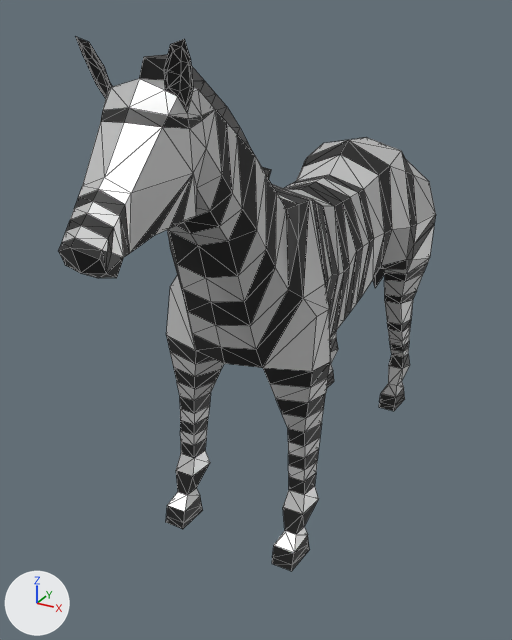
What one commit did to the glTF model models/terrain/Zebra.glb.
Rendered twice from a 50 mm camera at (4.41, -9.63, 7.27) aimed at (-0.37, -0.94, 2.93). Every picture has the same lights, and +X, +Y and +Z are marked at lower left. The picture after the commit comes second. Mesh edges are drawn as thin lines. Where no turn or scale is listed for an object, it has been applied to the vertices. Vertices at exactly the same position are counted once.

The older version as bpy lines, for what is in view:
```python
me_zebra = bpy.data.meshes.new('Zebra')
me_zebra.from_pydata(...)  # 679 vertices, 1354 faces; spans x -1.28..1.28, y -5.07..4.16, z -0.04..7.03
# faces by material slot: [772, 582]
me_zebra.materials.append(mat_black)
me_zebra.materials.append(mat_white)
ob_zebra = bpy.data.objects.new('Zebra', me_zebra)
ob_zebra.location = (0.0, 0.0, 0.0)
```
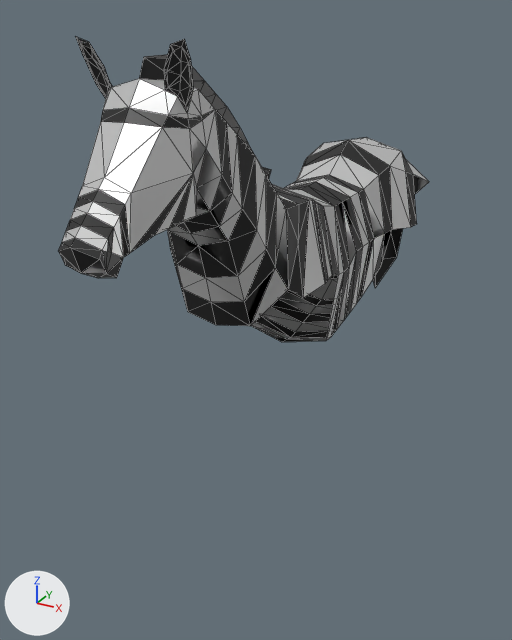
What changed in the scene script:
```text
Change me_zebra:
    used by ob_zebra; location = (0.0, 0.0, 0.0)
    remove me_zebra.from_pydata(...)  # 679 vertices, 1354 faces; spans x -1.28..1.28, y -5.07..4.16, z -0.04..7.03
    add me_zebra.from_pydata(...)  # 363 vertices, 690 faces; spans x -1.19..1.19, y -5.07..4.16, z 2.04..7.03
    me_zebra part 1: 173 vertices removed from x -1.28..1.28, y 1.6..3.14, z -0.04..3.99
    me_zebra part 2: 143 vertices removed from x -1.14..1.14, y -2.57..-1.04, z -0.04..3.71
```

Location of each change, [x1, y1, x2, y2] in pixels of the pictures (512 x 640 px):
'Zebra', reshaped (43% shorter)
    before: [59, 36, 436, 571]
    after: [59, 36, 429, 342]
part 1 of me_zebra, deleted
    before: [326, 175, 436, 411]
part 2 of me_zebra, deleted
    before: [166, 275, 338, 571]
